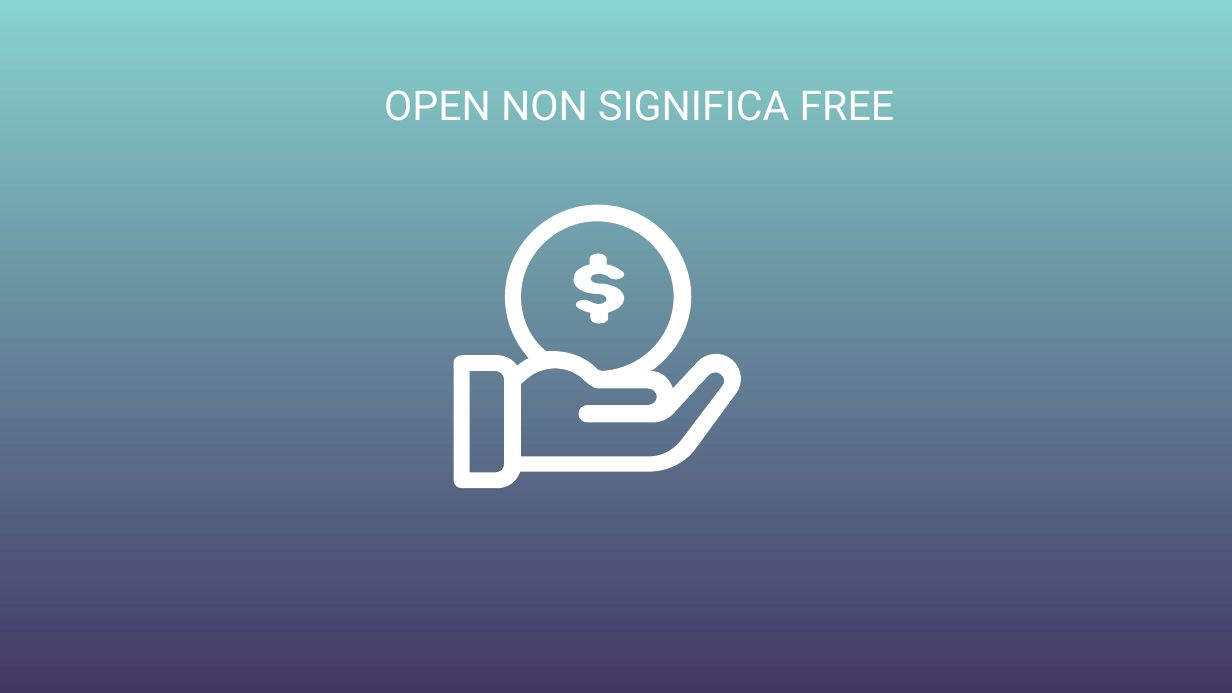
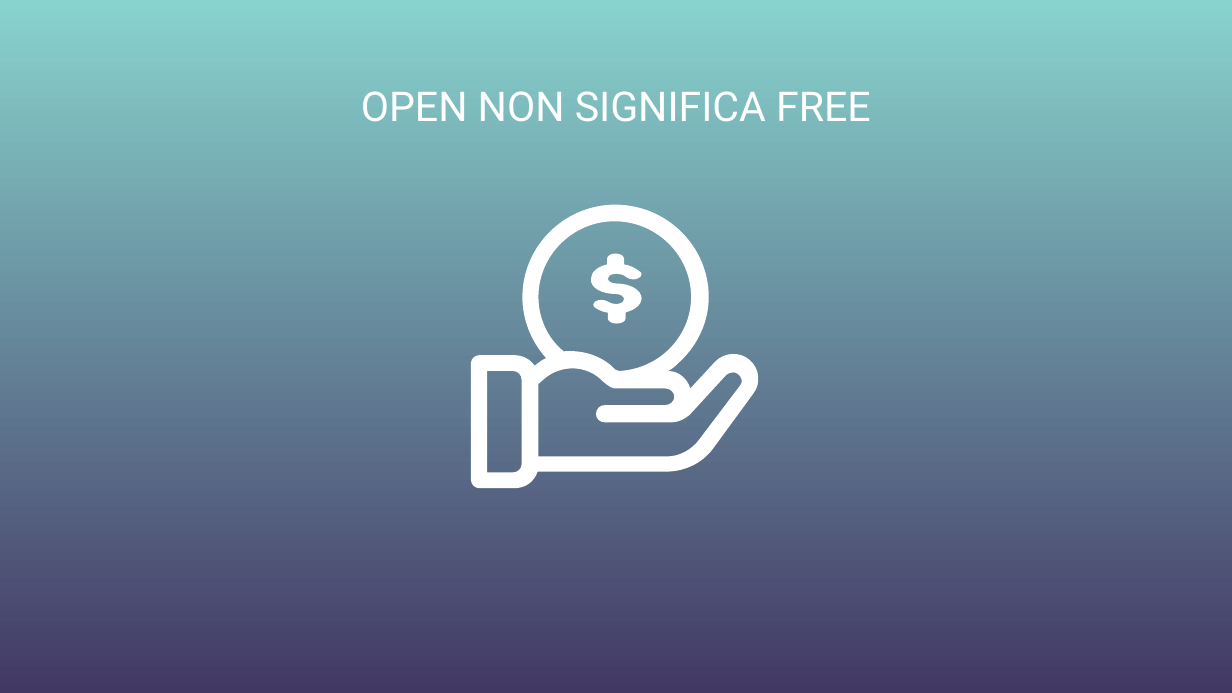
Before and after one commit to DanielePeruzzi97/ils-verona, a slide deck: slide 5 of LinuxDay/speech/cloudpersonale/OpenSource - Intro.pptx. Drawn at 1232x693 pixels with LibreOffice and Linux fonts; fonts in the diff are those of the drawing; background and template pictures are left out. Boxes give left, top, right and bottom in pixels: in the first picture for what was removed or moved away, otherwise in the second. Text is boxed around its words. In the diff, an @@ line names an element or a change of style, - is before the commit and + after.

```diff
--- a/LinuxDay/speech/cloudpersonale/OpenSource - Intro.pptx
+++ b/LinuxDay/speech/cloudpersonale/OpenSource - Intro.pptx
@@ title "OPEN NON SIGNIFICA FREE": place and size @@
-title "OPEN NON SIGNIFICA FREE" at (384, 90, 895, 121)
+title "OPEN NON SIGNIFICA FREE" at (361, 91, 871, 122)
@@ freeform shape: place and size @@
-freeform shape at (453, 205, 743, 488)
+freeform shape at (471, 205, 760, 488)
@@ freeform shape: place and size @@
-freeform shape at (572, 254, 625, 324)
+freeform shape at (590, 254, 643, 324)
```
Also in this commit, not shown: 1 other slide changed.
